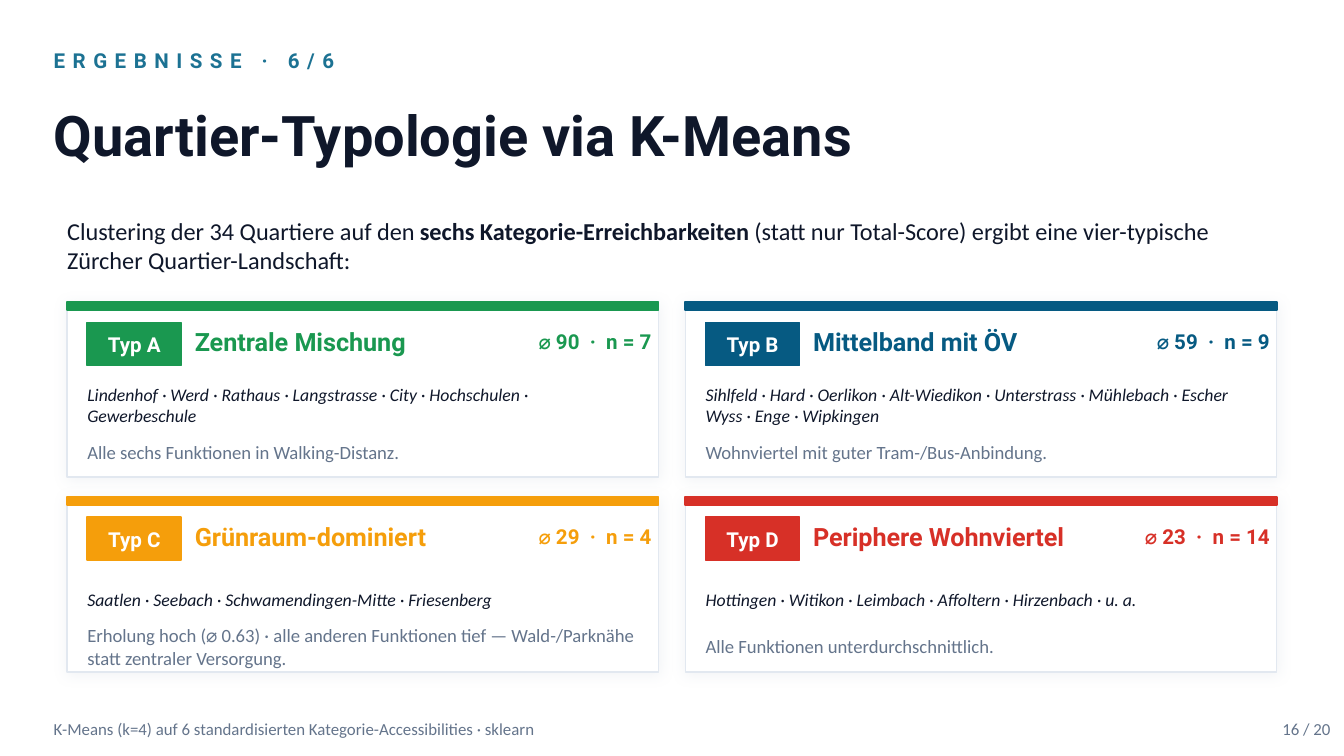
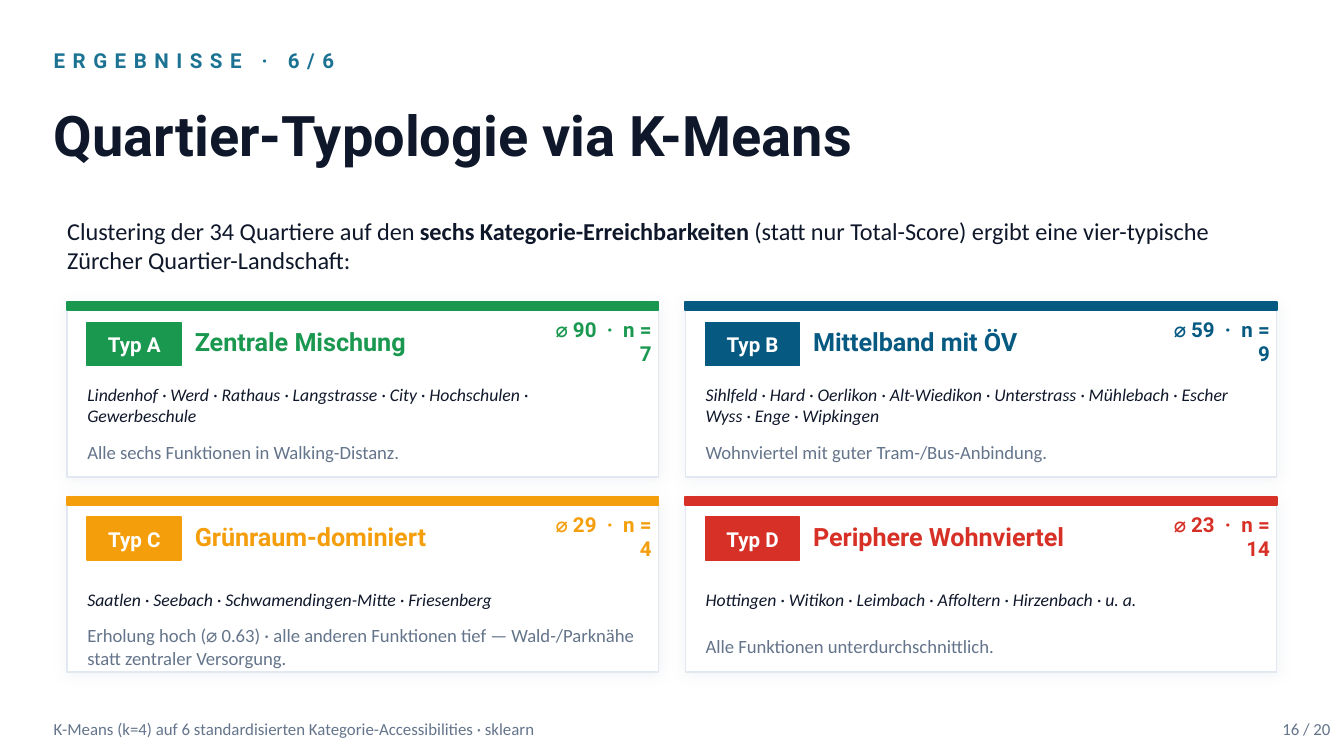
Before and after one commit to sanirmem/zh15min, a slide deck: slide 16 of reports/zh15min_slides.pptx. Drawn at 1344x756 pixels with LibreOffice and Linux fonts; fonts in the diff are those of the drawing. Boxes give left, top, right and bottom in pixels: in the first picture for what was removed or moved away, otherwise in the second. Text is boxed around its words. In the diff, an @@ line names an element or a change of style, - is before the commit and + after.

```diff
--- a/reports/zh15min_slides.pptx
+++ b/reports/zh15min_slides.pptx
@@ text "⌀ 90 · n = ..." rewrapped from (556,334,652,350) to (573,322,652,361) @@
@@ text "⌀ 59 · n = ..." rewrapped from (1174,334,1270,350) to (1191,322,1270,361) @@
@@ text "⌀ 29 · n = ..." rewrapped from (556,529,652,544) to (573,517,652,556) @@
@@ text "⌀ 23 · n = ..." rewrapped from (1162,529,1270,544) to (1191,517,1270,556) @@
```
Also in this commit, not shown: 2 other slides changed, 2 other files.
